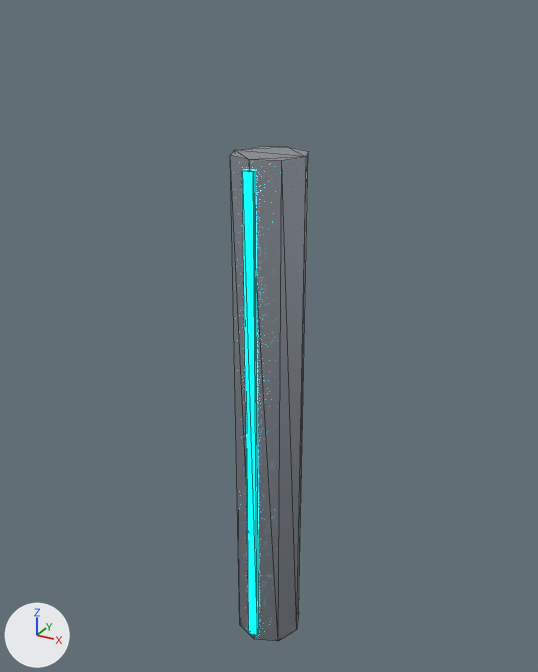
Before and after pictures for a commit that changed the glTF model assets/models/platform_pillar.glb.
One viewpoint serves both versions: a 50 mm lens placed at (3.59, -6.55, 4.31), pointed at (-0.09, 0.15, 0.96). Arrows for +X, +Y and +Z are at lower left; the lights stay in place. The first picture is the older version. Mesh edges are drawn as thin lines. Where no turn or scale is listed for an object, it has been applied to the vertices. Vertices at exactly the same position are counted once.

Objects in the first picture: 'PillarColumn', 'PillarConduit'.
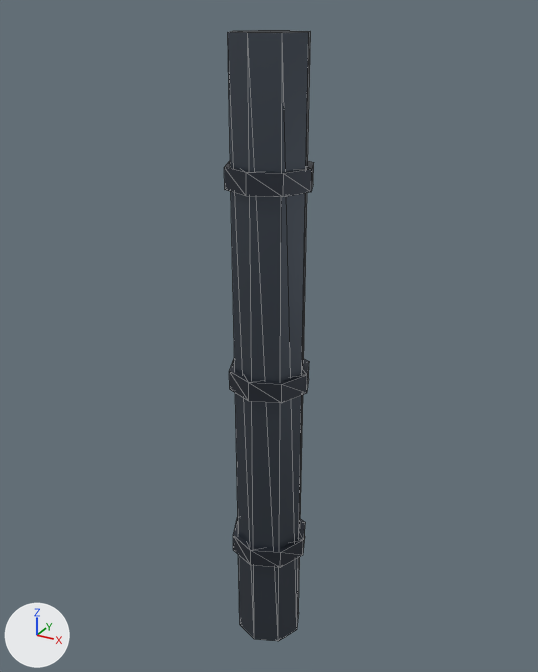
The newer file is also rescaled (x1.125), turned or shifted as a whole; pictures and numbers use the older file's frame.

What differs and where, as boxes (x1, y1, x2, y2) in the pictures (538 x 672 px):
'PillarColumn', recoloured, reshaped (darker, 6% wider, 24% taller): before (230, 147, 308, 641); after (228, 30, 311, 641)
'PillarConduit', deleted (cyan): before (242, 170, 259, 636)
'Collar_2.5', added: after (224, 161, 314, 197)
'Collar_0.0', added: after (229, 359, 309, 403)
'Collar_-2.5', added: after (233, 517, 305, 568)

The edits, one by one:
Material 'Mat_GirderSteel' (mat_mat_girdersteel) is new.
Its base color is (0.1, 0.12, 0.15) (greyish blue #59616c).
Its metallic is 0.9.
Its roughness is 0.38.
Material 'Mat_PlateSteel' (mat_mat_platesteel) is new.
Its base color is (0.06, 0.07, 0.09) (greyish blue #454b55).
Its metallic is 0.85.
Its roughness is 0.45.
me_cylinder is used by ob_pillarcolumn; location (0.0, 0.0, 0.0).
Before the commit, vertices of me_cylinder: 1 (0.0, 0.4, 3.0) at pixel (288, 147), 3 (0.28, 0.28, 3.0) at pixel (308, 151), 5 (0.4, 0.0, 3.0) at pixel (306, 156), 7 (0.28, -0.28, 3.0) at pixel (281, 160), 9 (0.0, -0.4, 3.0) at pixel (249, 159).
Before the commit, vertices of me_cylinder: 11 (-0.28, -0.28, 3.0) at pixel (230, 155), 13 (-0.4, 0.0, 3.0) at pixel (234, 150), 15 (-0.28, 0.28, 3.0) at pixel (258, 146).
me_cylinder had 16 vertices, 28 faces and spanned x -0.4..0.4, y -0.4..0.4, z -3.0..3.0.
me_cylinder no longer uses material mat_pillarsteel (light grey #c4cbd7).
me_cylinder now has 16 vertices, 28 faces and spans x -0.4..0.4, y -0.4..0.4, z -3.0..4.11.
Part 1, on me_cylinder:
Vertices 1, 3, 5, 7, 9, 11, 13, 15 of me_cylinder move by (0.0, 0.0, 1.11).
me_cylinder gains material mat_mat_girdersteel (greyish blue #59616c).
Mesh me_cylinder_001 is new.
It is an 8-sided cylinder along z spanning x -0.462..0.462, y -0.462..0.462, z -0.111..0.111.
It uses material mat_mat_platesteel (greyish blue #454b55).
Object 'PillarConduit' (ob_pillarconduit) is deleted.
Object 'Collar_-2.5' (ob_collar__2_5) is new; it shows me_cylinder_001.
Its location is (0.0, 0.0, -1.67).
Object 'Collar_2.5' (ob_collar_2_5) is new; it shows a copy of me_cylinder_001.
Its location is (0.0, 0.0, 2.78).
Object 'Collar_0.0' (ob_collar_0_0) is new; it shows a copy of me_cylinder_001.
Its location is (0.0, 0.0, 0.56).
